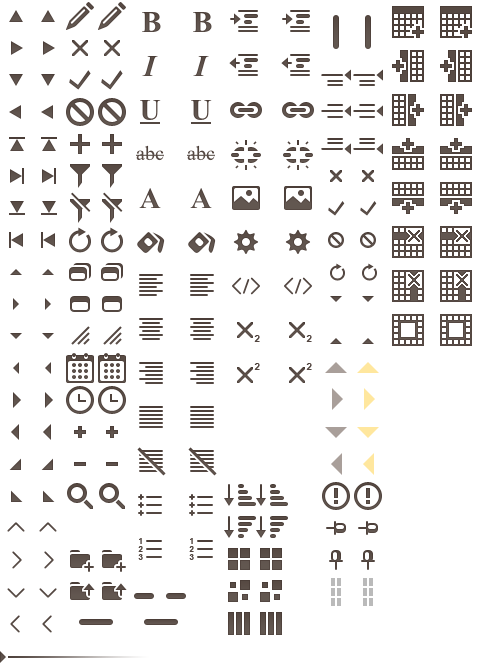
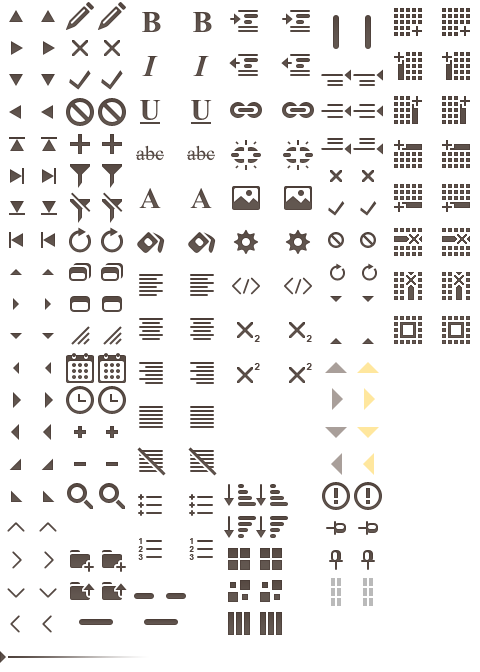
The second w=480, h=672 image is a revision of the first. Changes to its layers:
painted on "table hover" over [440, 6, 472, 346]
painted on "table" over [392, 6, 424, 346]
